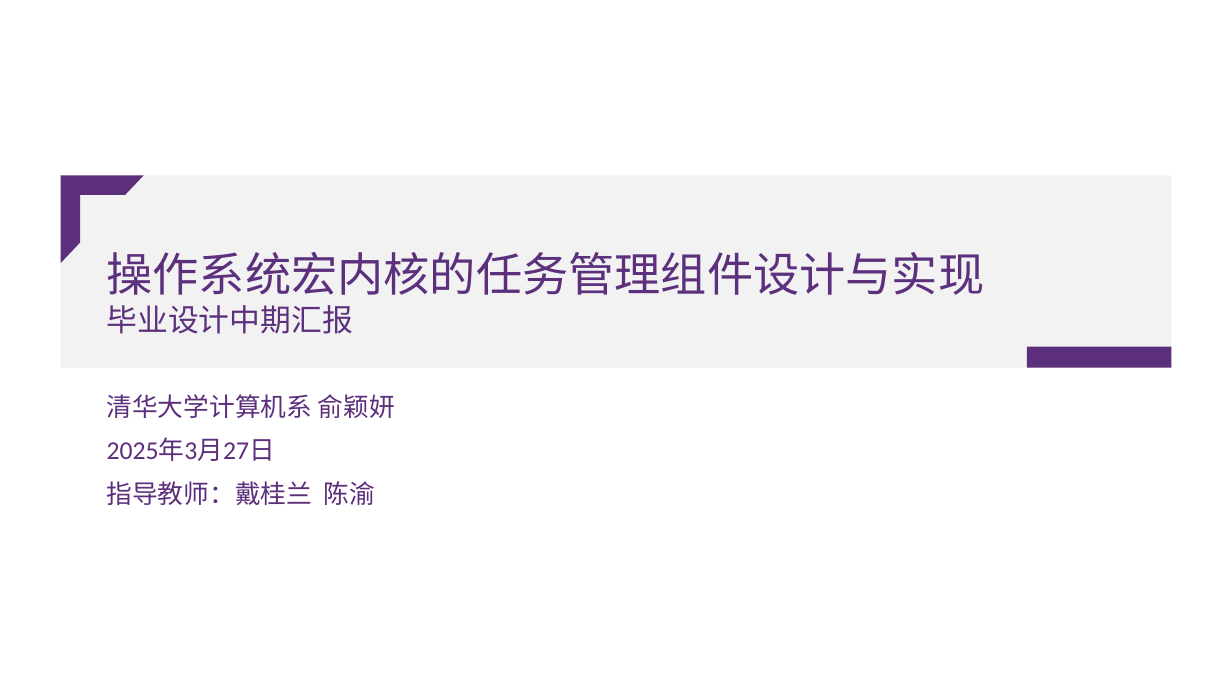
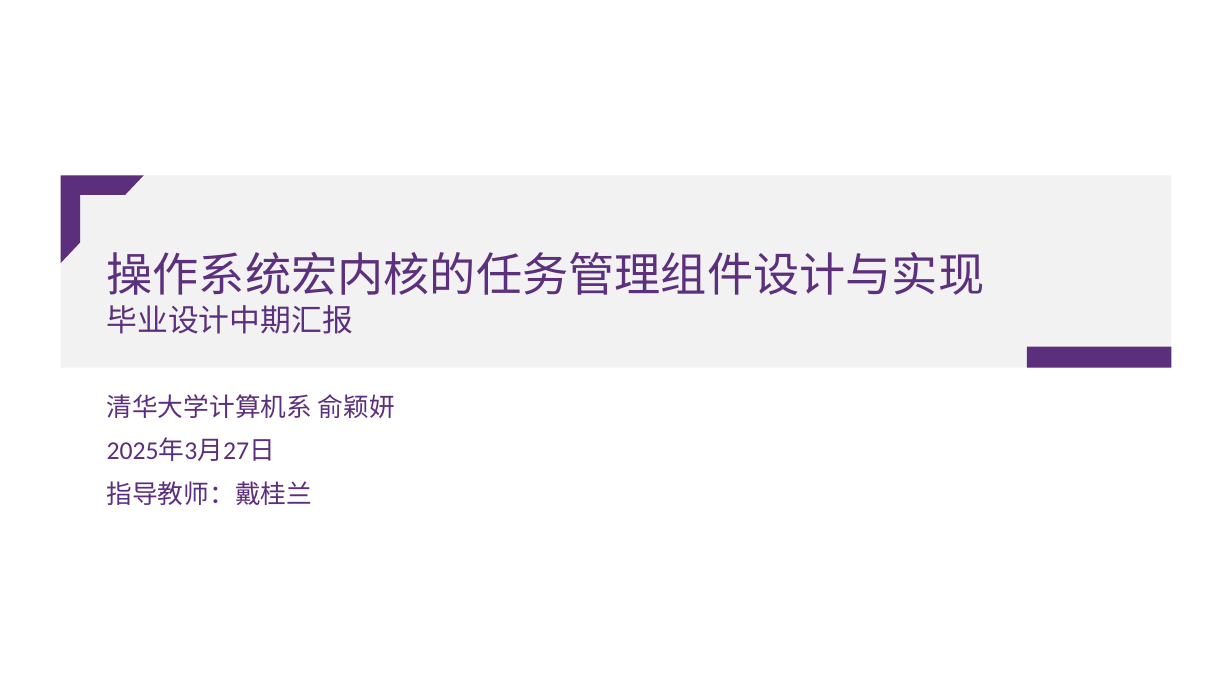
Before and after one commit to y3none/GraduationProjectRecords, a slide deck: slide 1 of docs/汇报ppt/中期汇报-俞颖妍.pptx. Drawn at 1232x693 pixels with LibreOffice and Linux fonts; fonts in the diff are those of the drawing; background and template pictures are left out. Boxes give left, top, right and bottom in pixels: in the first picture for what was removed or moved away, otherwise in the second. Text is boxed around its words. In the diff, an @@ line names an element or a change of style, - is before the commit and + after.

```diff
--- a/docs/汇报ppt/中期汇报-俞颖妍.pptx
+++ b/docs/汇报ppt/中期汇报-俞颖妍.pptx
@@ subtitle at (x1=107, y1=481, x2=313, y2=505): text changed @@
-指导教师：戴桂兰 陈渝
+指导教师：戴桂兰
```
Also in this commit, not shown: 2 other slides changed, 2 other files.
